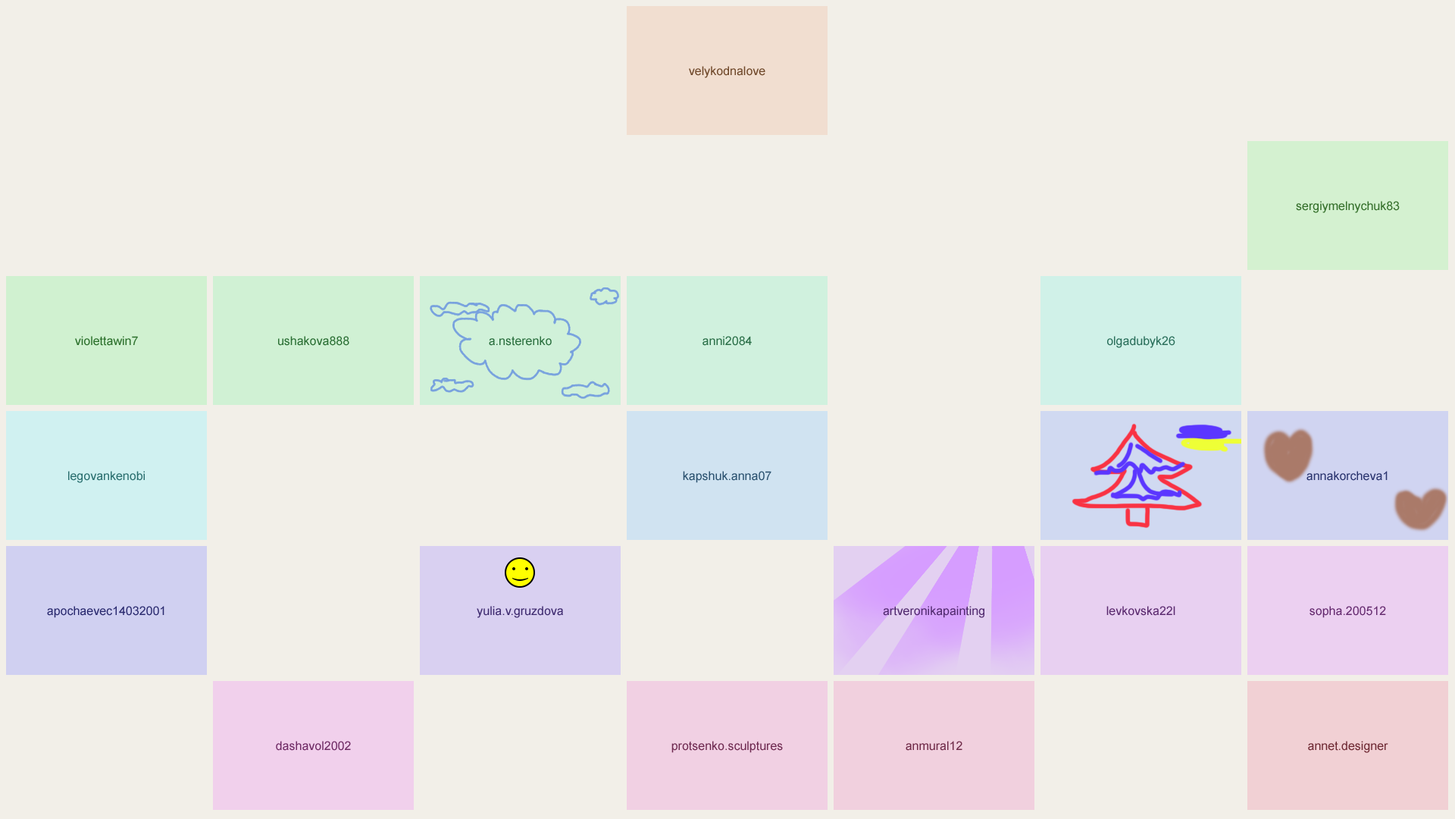
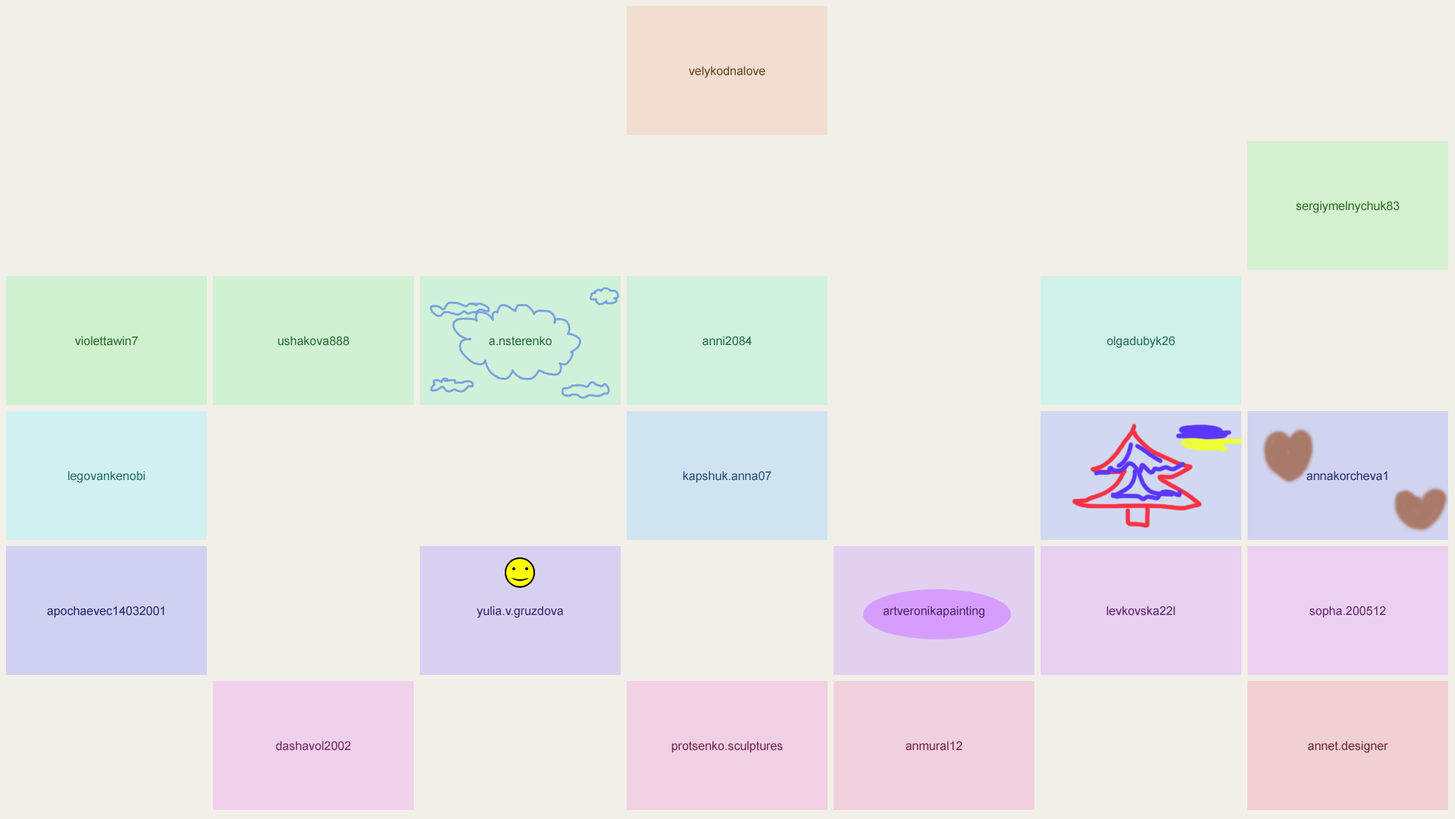
The second w=1455, h=819 image is a revision of the first. Changes to its layers:
painted on "artveronikapainting.png" over [833, 545, 1035, 675]
